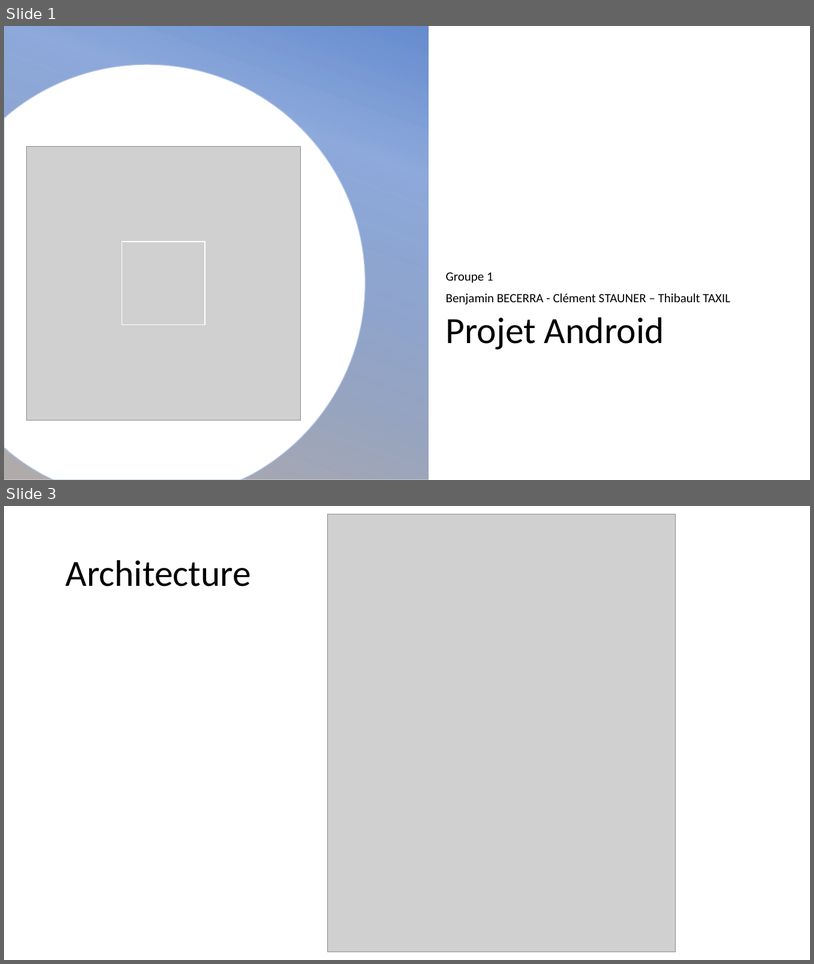
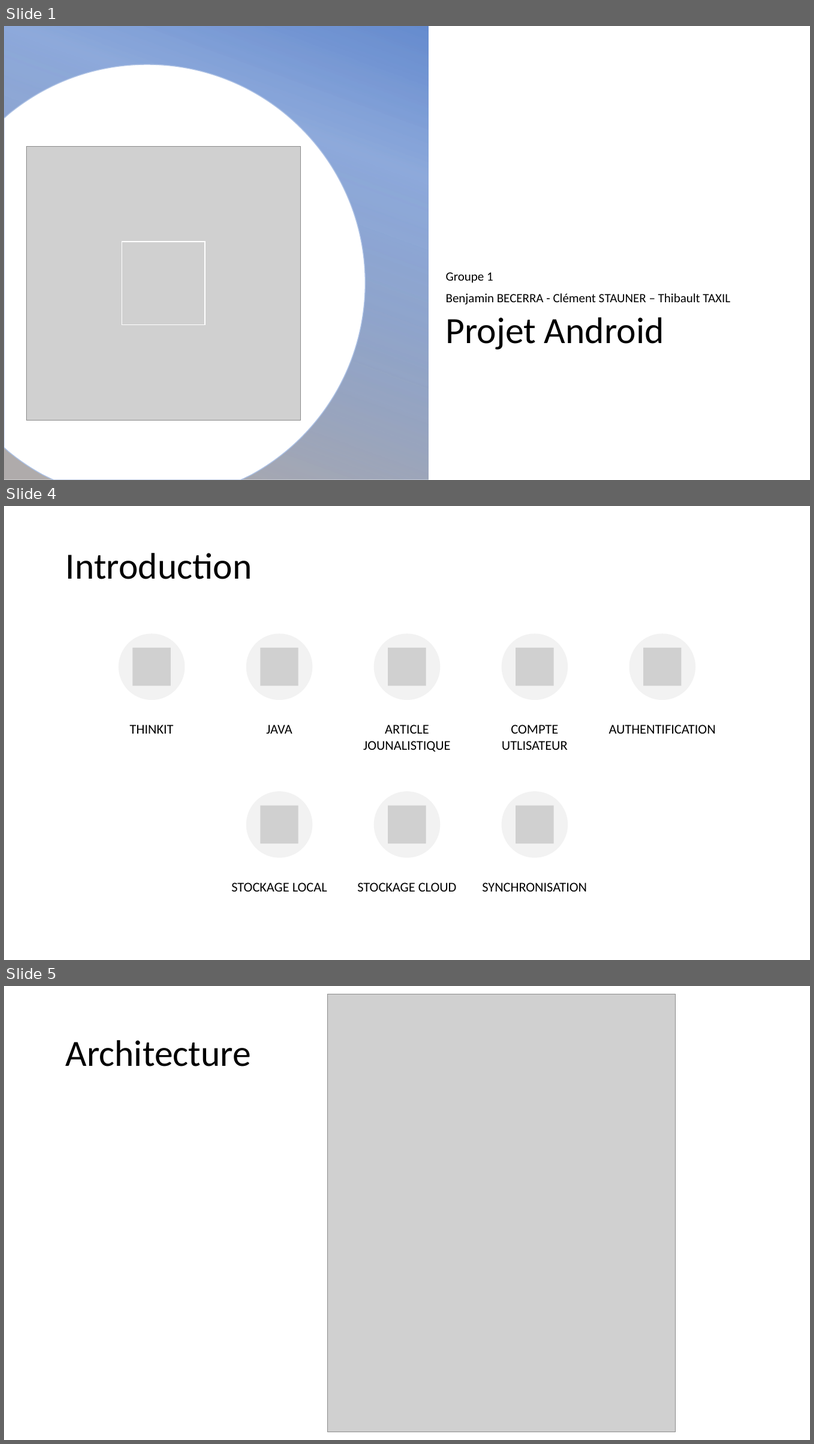
Before and after one commit to Danes99/esme-android, a slide deck: docs/pptx/Android Project - Group 1 - Becerra Stauner Taxil.pptx. Shown one above the other, each under a label of ours: slides 1 and 3 before the commit, slides 1, 4 and 5 after it; the slides between them are not shown. The pictures are 814x964 and 814x1444 pixels, drawn with LibreOffice and Linux fonts; fonts in the diff are those of the drawing; grey boxes stand for pictures; background and template pictures are left out. Boxes give left, top, right and bottom in pixels: in the first picture for what was removed or moved away, otherwise in the second. Text is boxed around its words. In the diff, an @@ line names an element or a change of style, - is before the commit and + after.

```diff
--- a/docs/pptx/Android Project - Group 1 - Becerra Stauner Taxil.pptx
+++ b/docs/pptx/Android Project - Group 1 - Becerra Stauner Taxil.pptx
@@ slide 4 added at bbox=[4, 506, 810, 960], background #FFFFFF @@
@@ title added at bbox=[66, 553, 252, 579], 44 pt, text #000000 @@
+Introduction
@@ group added at bbox=[119, 634, 716, 891]: 8 ellipses, 8 pictures, 8 texts @@
+THINKIT
+JAVA
+ARTICLE JOUNALISTIQUE
+COMPTE UTLISATEUR
+AUTHENTIFICATION
+STOCKAGE LOCAL
+STOCKAGE CLOUD
+SYNCHRONISATION
@@ what was slide 3 is now slide 5 @@
```
Also in this commit, not shown: 1 slide changed, 2 other slides added.
